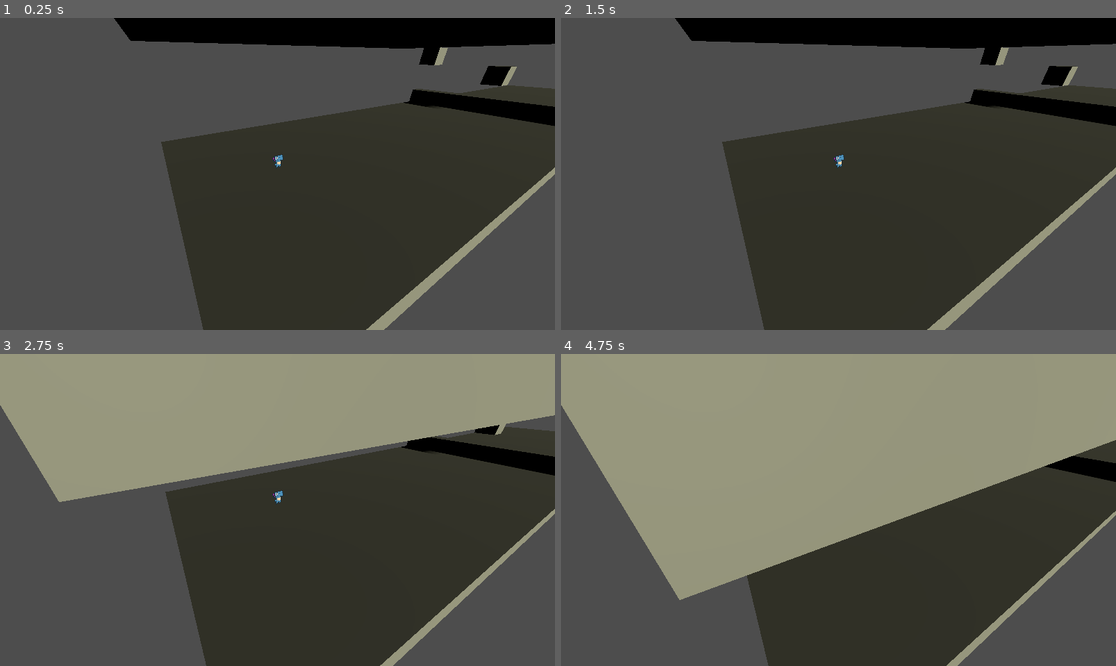
Above: before the commit, frames 1-4 (two rows, left to right).
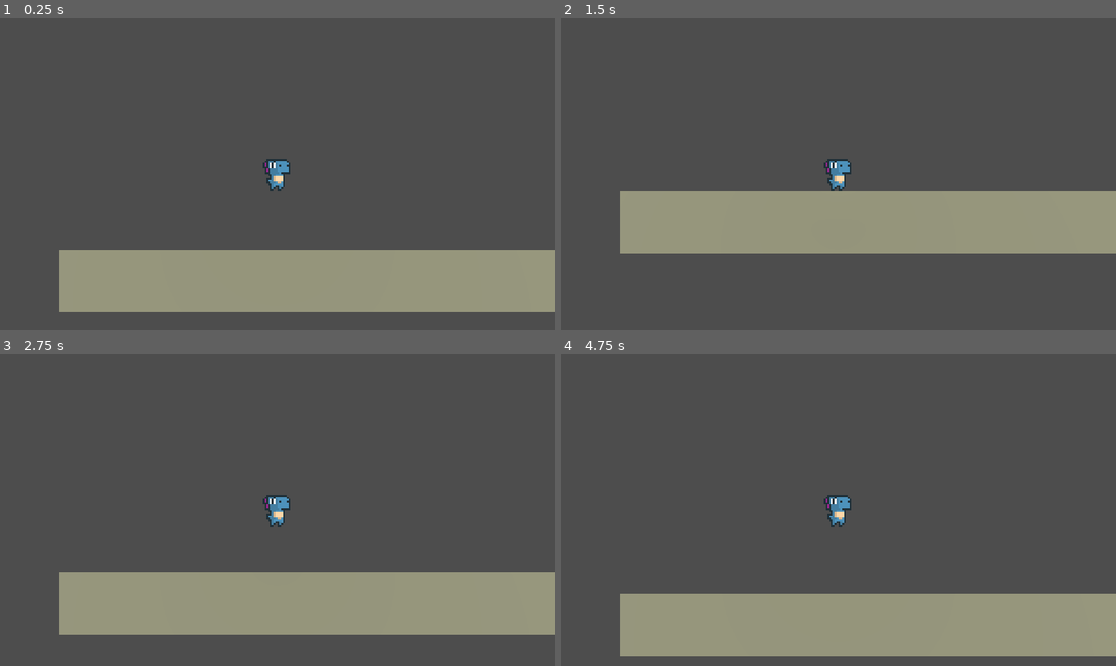
Above: after the commit, the same moments.

Repository: Mastermayhem112/ViettaEscobarDaniel_Flipside
Game: Godot game, scene res://Scenes/main_level.tscn
Two runs of this game, one before a commit and one after it. Both use one fixed random seed, a clock stepped at 60 frames per second and the inputs below. Before the commit the project has no main scene; this scene is started directly in both runs.
Inputs:
- Up to frame 1 (0.25 s): no input
- Up to frame 2 (1.5 s): tap Enter at 1.25 s
- Up to frame 3 (2.75 s): tap Space at 2 s
- Up to frame 4 (4.75 s): tap Enter at 3.5 s; tap Space at 4.25 s

The runs differ from the first frame. In frame 1, 56% of the frame differs, in the area x 10-100%, y 0-100%; in frame 2, 53%; in frame 3, 79%; in frame 4, 87%, in the area x 0-100%, y 0-100%.

Commit message:
Basic Scripting
Added script to player character - flipping mechanic

Added script to Camera2D - removed ability to alter z-axis movement alongside player character

Diff:
--- a/flipside/Scenes/main_level.tscn
+++ b/flipside/Scenes/main_level.tscn
@@ -1,6 +1,31 @@
 [gd_scene format=3 uid="uid://d3rt5d0lm1sby"]
 
 [ext_resource type="PackedScene" uid="uid://bc7xny8vikk2y" path="res://Scenes/player_character.tscn" id="1_q2fht"]
+
+[sub_resource type="BoxShape3D" id="BoxShape3D_q2fht"]
+size = Vector3(0.001, 10, 10)
+
+[sub_resource type="BoxShape3D" id="BoxShape3D_ikcpc"]
+size = Vector3(44, 10, 0.001)
+
+[sub_resource type="BoxShape3D" id="BoxShape3D_5erdv"]
+size = Vector3(44, 10, 0.001)
+
+[sub_resource type="GDScript" id="GDScript_q2fht"]
+script/source = "extends Camera3D
+
+
+# Called when the node enters the scene tree for the first time.
+func _ready() -> void:
+	pass # Replace with function body.
+
+
+# Called every frame. 'delta' is the elapsed time since the previous frame.
+func _process(delta: float) -> void:
+	var parentPosition = get_parent().global_position
+	global_position.x = parentPosition.x
+	global_position.y = parentPosition.y
+"
 
 [node name="Main Level" type="Node3D" unique_id=364428611]
 
@@ -10,6 +35,7 @@
 shadow_enabled = true
 
 [node name="CSGCombiner3D" type="CSGCombiner3D" parent="." unique_id=1947886965]
+layers = 3
 use_collision = true
 
 [node name="Floor" type="CSGBox3D" parent="CSGCombiner3D" unique_id=608503216]
@@ -19,26 +45,6 @@
 [node name="Floor2" type="CSGBox3D" parent="CSGCombiner3D" unique_id=102740742]
 transform = Transform3D(1, 0, 0, 0, 1, 0, 0, 0, 1, 5, 5, 0)
 size = Vector3(17, 1, 10)
-
-[node name="Boundry wall" type="CSGBox3D" parent="CSGCombiner3D" unique_id=1610729689]
-transform = Transform3D(1, 0, 0, 0, 1, 0, 0, 0, 1, -3.4995, 5.5, 0)
-visible = false
-size = Vector3(0.001, 10, 10)
-
-[node name="Boundry wall2" type="CSGBox3D" parent="CSGCombiner3D" unique_id=1214008322]
-transform = Transform3D(1, 0, 0, 0, 1, 0, 0, 0, 1, 18.5, 5.5, 5)
-visible = false
-size = Vector3(44, 10, 0.001)
-
-[node name="Boundry wall3" type="CSGBox3D" parent="CSGCombiner3D" unique_id=1644845127]
-transform = Transform3D(1, 0, 0, 0, 1, 0, 0, 0, 1, 18.5, 5.5, -5)
-visible = false
-size = Vector3(44, 10, 0.001)
-
-[node name="Boundry wall4" type="CSGBox3D" parent="CSGCombiner3D" unique_id=1069588555]
-transform = Transform3D(1, 0, 0, 0, 1, 0, 0, 0, 1, 40.5005, 5.5, 0)
-visible = false
-size = Vector3(0.001, 10, 10)
 
 [node name="CSGBox3D6" type="CSGBox3D" parent="CSGCombiner3D" unique_id=1326609739]
 transform = Transform3D(1, 0, 0, 0, 1, 0, 0, 0, 1, 17, 1, 0)
@@ -53,17 +59,36 @@
 [node name="CSGBox3D9" type="CSGBox3D" parent="CSGCombiner3D" unique_id=818663796]
 transform = Transform3D(1, 0, 0, 0, 1, 0, 0, 0, 1, 14, 4, -3)
 
+[node name="Boundry Walls" type="StaticBody3D" parent="." unique_id=1712318359]
+
+[node name="CollisionShape3D" type="CollisionShape3D" parent="Boundry Walls" unique_id=1462483477]
+transform = Transform3D(1, 0, 0, 0, 1, 0, 0, 0, 1, -3.5, 5.5, 0)
+shape = SubResource("BoxShape3D_q2fht")
+
+[node name="CollisionShape3D2" type="CollisionShape3D" parent="Boundry Walls" unique_id=446073385]
+transform = Transform3D(1, 0, 0, 0, 1, 0, 0, 0, 1, 18.5, 5.5, 5)
+shape = SubResource("BoxShape3D_ikcpc")
+
+[node name="CollisionShape3D3" type="CollisionShape3D" parent="Boundry Walls" unique_id=922790736]
+transform = Transform3D(1, 0, 0, 0, 1, 0, 0, 0, 1, 18.5, 5.5, -5)
+shape = SubResource("BoxShape3D_5erdv")
+
+[node name="CollisionShape3D4" type="CollisionShape3D" parent="Boundry Walls" unique_id=346218159]
+transform = Transform3D(1, 0, 0, 0, 1, 0, 0, 0, 1, 40.5, 5.5, 0)
+shape = SubResource("BoxShape3D_q2fht")
+
 [node name="PlayerCharacter" parent="." unique_id=1367024782 instance=ExtResource("1_q2fht")]
-transform = Transform3D(1, 0, 0, 0, 1, 0, 0, 0, 1, 0, 1, 0)
+transform = Transform3D(1, 0, 0, 0, 1, 0, 0, 0, 1, 0, 2, 0)
+
+[node name="Camera2D" type="Camera3D" parent="PlayerCharacter" unique_id=957187043]
+transform = Transform3D(1, 0, 0, 0, 1, 0, 0, 0, 1, 0, 1, 5.51)
+projection = 1
+size = 5.0
+script = SubResource("GDScript_q2fht")
 
 [node name="Camera3D" type="Camera3D" parent="PlayerCharacter" unique_id=457293936]
 transform = Transform3D(0.8660254, 0.25, -0.4330127, 0, 0.8660254, 0.5, 0.5, -0.4330127, 0.75, -3.2751465, 3.2190046, 5.6009808)
 
-[node name="2D Camera" type="Camera3D" parent="PlayerCharacter" unique_id=957187043]
-transform = Transform3D(1, 0, 0, 0, 1, 0, 0, 0, 1, 0, 1, 5.5004168)
-projection = 1
+[node name="Camera3D(Overlayed2D)" type="Camera3D" parent="PlayerCharacter" unique_id=1156213512]
+transform = Transform3D(1, 0, 0, 0, 1, 0, 0, 0, 1, 0, 1, 6.5)
 size = 5.0
-
-[node name="3D Camera (Overlayed2D)" type="Camera3D" parent="PlayerCharacter" unique_id=1156213512]
-transform = Transform3D(1, 0, 0, 0, 1, 0, 0, 0, 1, 0, 1, 6.5004168)
-size = 5.0
--- a/flipside/Scenes/player_character.tscn
+++ b/flipside/Scenes/player_character.tscn
@@ -9,6 +9,7 @@
 
 const SPEED = 5.0
 const JUMP_VELOCITY = 4.5
+var is2D = true
 
 
 func _physics_process(delta: float) -> void:
@@ -20,13 +21,28 @@
 	if Input.is_action_just_pressed(\"Player_Jump\") and is_on_floor():
 		velocity.y = JUMP_VELOCITY
 
+	#Handle camera change
+	if Input.is_action_just_pressed(\"Player_Flip\") and is_on_floor():
+			if $Camera2D.is_current():
+				$\"Camera3D(Overlayed2D)\".make_current()
+				is2D = false
+			elif $\"Camera3D(Overlayed2D)\".is_current():
+				$Camera3D.make_current()
+			else:
+				$Camera2D.make_current()
+				is2D = true
+
 	# Get the input direction and handle the movement/deceleration.
 	# As good practice, you should replace UI actions with custom gameplay actions.
 	var input_dir := Input.get_vector(\"Player_Walk_Left\", \"Player_Walk_Right\", \"Player_Walk_Forward\", \"Player_Walk_Backward\")
 	var direction := (transform.basis * Vector3(input_dir.x, 0, input_dir.y)).normalized()
 	if direction:
-		velocity.x = direction.x * SPEED
-		velocity.z = direction.z * SPEED
+		if is2D:
+			velocity.x = direction.x * SPEED
+			velocity.z = 0
+		else:
+			velocity.x = direction.x * SPEED
+			velocity.z = direction.z * SPEED
 	else:
 		velocity.x = move_toward(velocity.x, 0, SPEED)
 		velocity.z = move_toward(velocity.z, 0, SPEED)
@@ -74,7 +90,19 @@
 radius = 0.2109375
 height = 0.5172119
 
+[sub_resource type="BoxShape3D" id="BoxShape3D_qcwfp"]
+size = Vector3(0.422, 0.095, 20)
+
+[sub_resource type="CylinderShape3D" id="CylinderShape3D_cmdk4"]
+height = 20.0
+radius = 0.211
+
+[sub_resource type="CylinderShape3D" id="CylinderShape3D_qcwfp"]
+height = 20.0
+radius = 0.211
+
 [node name="PlayerCharacter" type="CharacterBody3D" unique_id=1367024782]
+collision_layer = 2
 script = SubResource("GDScript_qcwfp")
 
 [node name="Pivot Controller" type="Node3D" parent="." unique_id=1772470332]
@@ -85,6 +113,21 @@
 sprite_frames = SubResource("SpriteFrames_ons1q")
 frame_progress = 0.7330368
 
-[node name="Player Collision" type="CollisionShape3D" parent="." unique_id=422149388]
+[node name="PlayerCollision3D" type="CollisionShape3D" parent="." unique_id=422149388]
 transform = Transform3D(1, 0, 0, 0, 1, 0, 0, 0, 1, 0, -0.011657715, 0)
 shape = SubResource("CapsuleShape3D_ajo0r")
+
+[node name="PlayerCollision2D" type="CharacterBody3D" parent="." unique_id=727578592]
+collision_layer = 2
+
+[node name="CollisionShape2D1" type="CollisionShape3D" parent="PlayerCollision2D" unique_id=1363849800]
+transform = Transform3D(1, 0, 0, 0, 1, 0, 0, 0, 1, 0, -0.01, 0)
+shape = SubResource("BoxShape3D_qcwfp")
+
+[node name="CollisionShape2D2" type="CollisionShape3D" parent="PlayerCollision2D" unique_id=2115978782]
+transform = Transform3D(1.9106855e-15, 4.371139e-08, 1, 1, -4.371139e-08, 0, 4.371139e-08, 1, -4.371139e-08, 0, 0.053, 0)
+shape = SubResource("CylinderShape3D_cmdk4")
+
+[node name="CollisionShape2D3" type="CollisionShape3D" parent="PlayerCollision2D" unique_id=1078887662]
+transform = Transform3D(1.9106855e-15, 4.371139e-08, 1, 1, -4.371139e-08, 0, 4.371139e-08, 1, -4.371139e-08, 0, -0.042, 0)
+shape = SubResource("CylinderShape3D_qcwfp")
--- a/flipside/project.godot
+++ b/flipside/project.godot
@@ -11,6 +11,7 @@
 [application]
 
 config/name="ViettaEscobarDaniel_Flipside"
+run/main_scene="uid://d3rt5d0lm1sby"
 config/features=PackedStringArray("4.6", "Forward Plus")
 
 [input]
